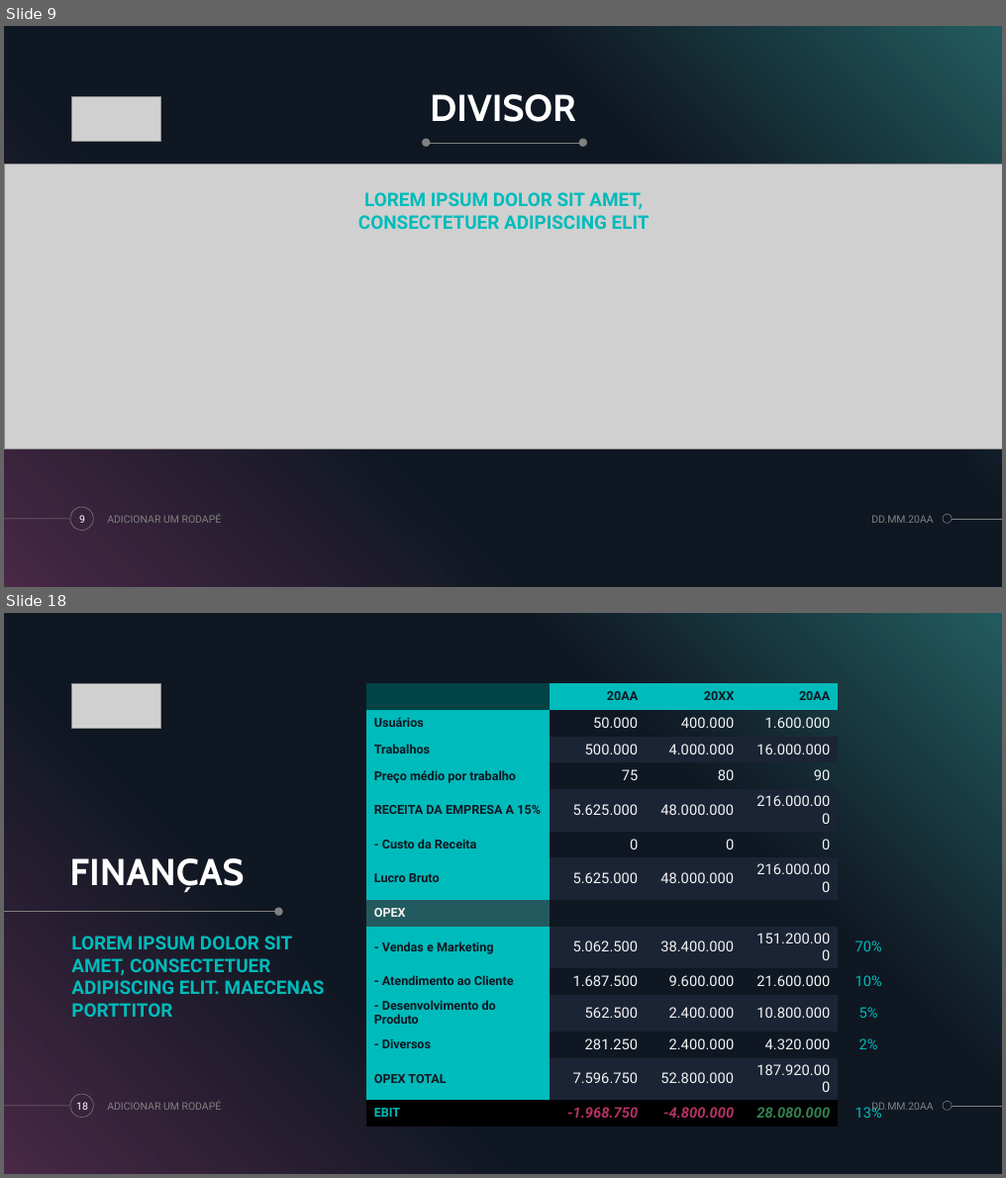
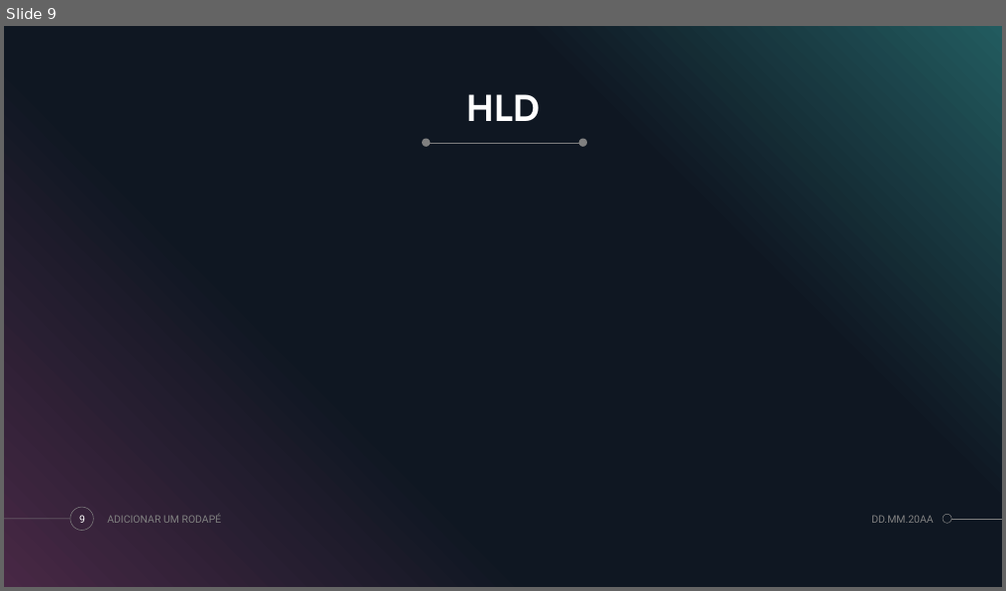
Before and after one commit to DanDan0608/Projeto-Individual, a slide deck: Apresentação-projeto-individual.pptx. Shown one above the other, each under a label of ours: slides 9 and 18 before the commit, slide 9 after it; the slides between them are not shown. The pictures are 1006x1178 and 1006x591 pixels, drawn with LibreOffice and Linux fonts; fonts in the diff are those of the drawing; grey boxes stand for pictures; background and template pictures are left out. Boxes give left, top, right and bottom in pixels: in the first picture for what was removed or moved away, otherwise in the second. Text is boxed around its words. In the diff, an @@ line names an element or a change of style, - is before the commit and + after.

```diff
--- a/Apresentação-projeto-individual.pptx
+++ b/Apresentação-projeto-individual.pptx
@@ slide 18 removed at (4, 613, 1002, 1174), background #000000; not listed: 5 template elements that a slide beside it also shows @@
@@ picture removed at (72, 683, 160, 728) @@
@@ table removed at (366, 683, 899, 1122), 14 rows, 5 columns @@
- | 20AA | 20XX | 20AA | 
-Usuários | 50.000 | 400.000 | 1.600.000 | 
-Trabalhos | 500.000 | 4.000.000 | 16.000.000 | 
-Preço médio por trabalho | 75 | 80 | 90 | 
-RECEITA DA EMPRESA A 15% | 5.625.000 | 48.000.000 | 216.000.000 | 
-- Custo da Receita | 0 | 0 | 0 | 
-Lucro Bruto | 5.625.000 | 48.000.000 | 216.000.000 | 
-OPEX |  |  |  | 
-- Vendas e Marketing | 5.062.500 | 38.400.000 | 151.200.000 | 70%
-- Atendimento ao Cliente | 1.687.500 | 9.600.000 | 21.600.000 | 10%
-- Desenvolvimento do Produto | 562.500 | 2.400.000 | 10.800.000 | 5%
-- Diversos | 281.250 | 2.400.000 | 4.320.000 | 2%
-OPEX TOTAL | 7.596.750 | 52.800.000 | 187.920.000 | 
-EBIT | -1.968.750 | -4.800.000 | 28.080.000 | 13%
@@ title removed at (69, 859, 244, 893) @@
-FINANÇAS
@@ ellipse removed at (275, 908, 283, 916) @@
@@ line removed from (4, 912) to (278, 912) @@
@@ text removed at (71, 936, 325, 994) @@
-LOREM IPSUM DOLOR SIT AMET, CONSECTETUER ADIPISCING ELIT. MAECENAS PORTTITOR
@@ page number removed at (76, 1102, 88, 1110) @@
-18
@@ text removed at (107, 1101, 222, 1110) @@
-ADICIONAR UM RODAPÉ
@@ text removed at (871, 1102, 933, 1114) @@
-DD.MM.20AA
@@ slide 9 changed as well @@
@@ picture removed at (72, 96, 160, 141) @@
@@ title at (466, 94, 540, 121): text changed @@
-DIVISOR
+HLD
@@ picture removed at (4, 164, 1002, 450) @@
@@ text removed at (358, 192, 649, 229) @@
-LOREM IPSUM DOLOR SIT AMET, CONSECTETUER ADIPISCING ELIT
```
Also in this commit, not shown: 3 other slides changed, 6 slides added, 19 other slides removed.
